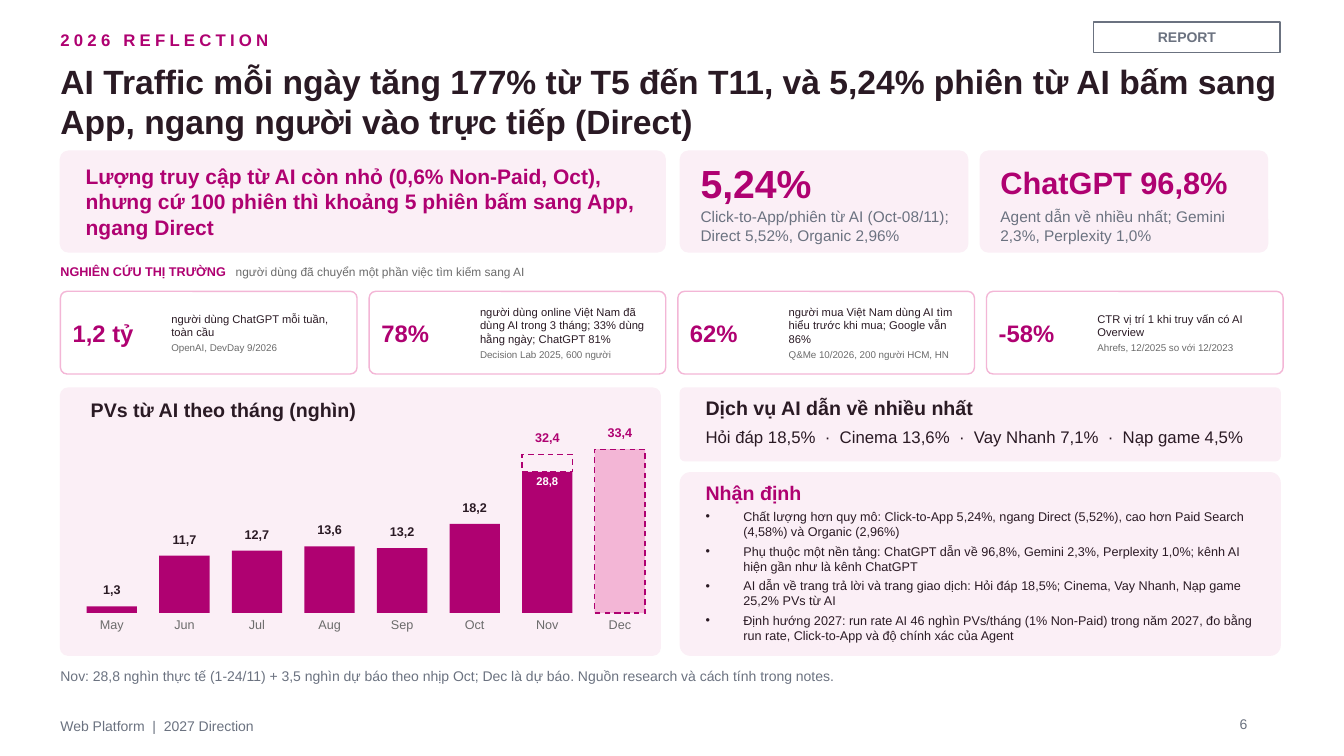
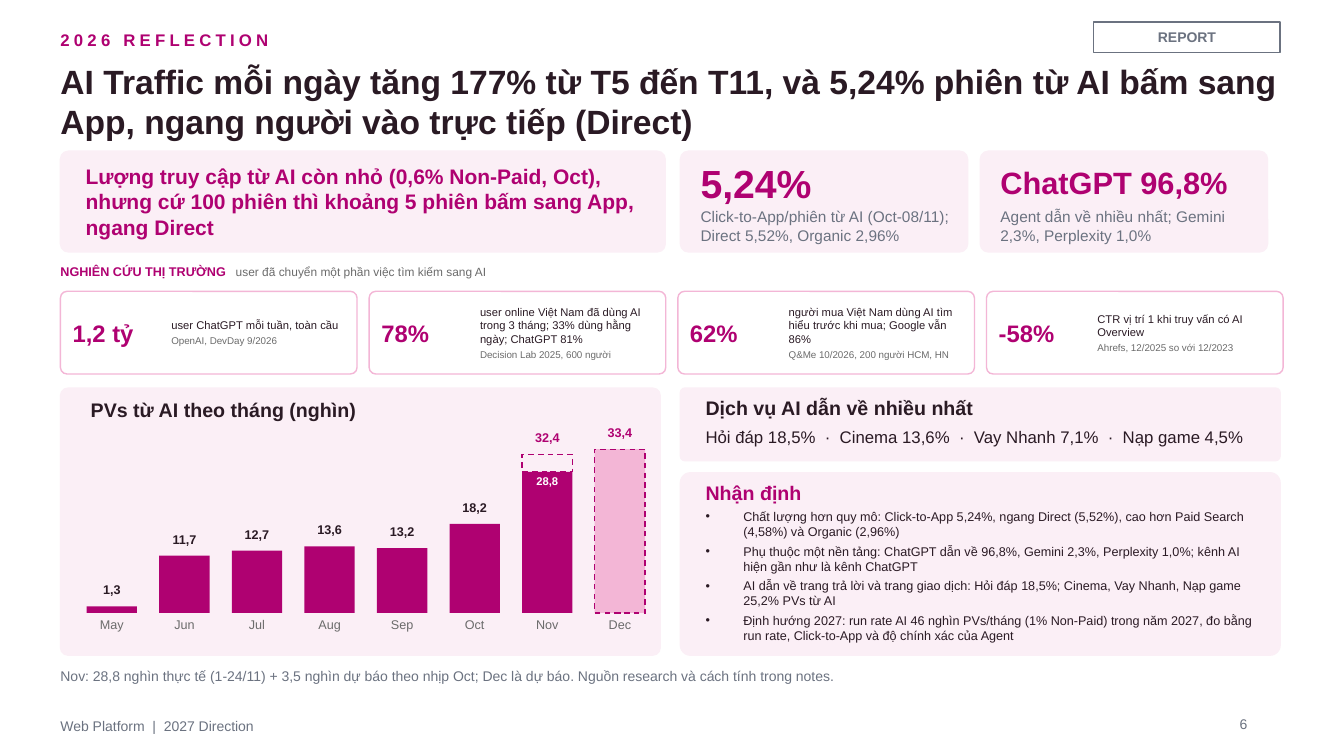
Before and after one commit to stormhoang/hienho-knowledgebase, a slide deck: slide 6 of 07_REPORTS/docs/strategy/2027 Direction - Web Platform (Framework).pptx. Drawn at 1344x756 pixels with LibreOffice and Linux fonts; fonts in the diff are those of the drawing. Boxes give left, top, right and bottom in pixels: in the first picture for what was removed or moved away, otherwise in the second. Text is boxed around its words. In the diff, an @@ line names an element or a change of style, - is before the commit and + after.

```diff
--- a/07_REPORTS/docs/strategy/2027 Direction - Web Platform (Framework).pptx
+++ b/07_REPORTS/docs/strategy/2027 Direction - Web Platform (Framework).pptx
@@ text at <box>60,266,486,279</box>: text changed @@
-NGHIÊN CỨU THỊ TRƯỜNG người dùng đã chuyển một phần việc tìm kiếm sang AI
+NGHIÊN CỨU THỊ TRƯỜNG user đã chuyển một phần việc tìm kiếm sang AI
@@ text at <box>171,321,338,331</box>: text changed @@
-người dùng ChatGPT mỗi tuần, toàn cầu
+user ChatGPT mỗi tuần, toàn cầu
@@ text at <box>480,307,641,345</box>: text changed @@
-người dùng online Việt Nam đã dùng AI trong 3 tháng; 33% dùng hằng ngày; ChatGPT 81%
+user online Việt Nam đã dùng AI trong 3 tháng; 33% dùng hằng ngày; ChatGPT 81%
```
Also in this commit, not shown: 11 other slides changed, 2 other files.
